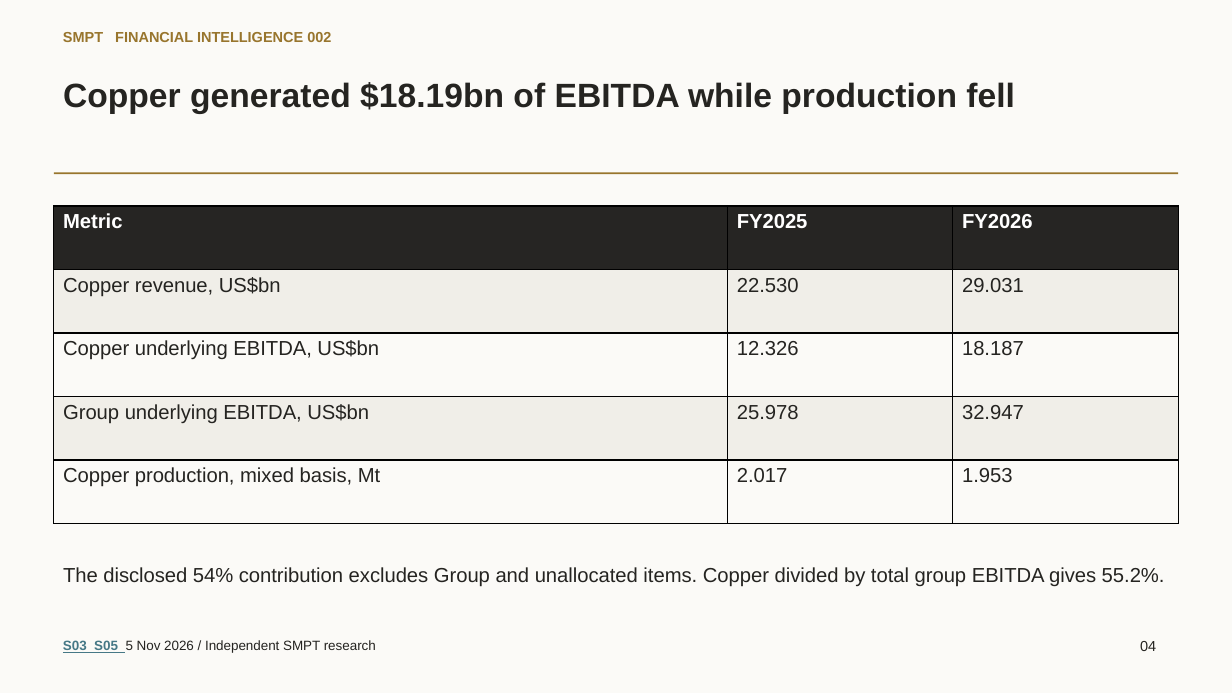
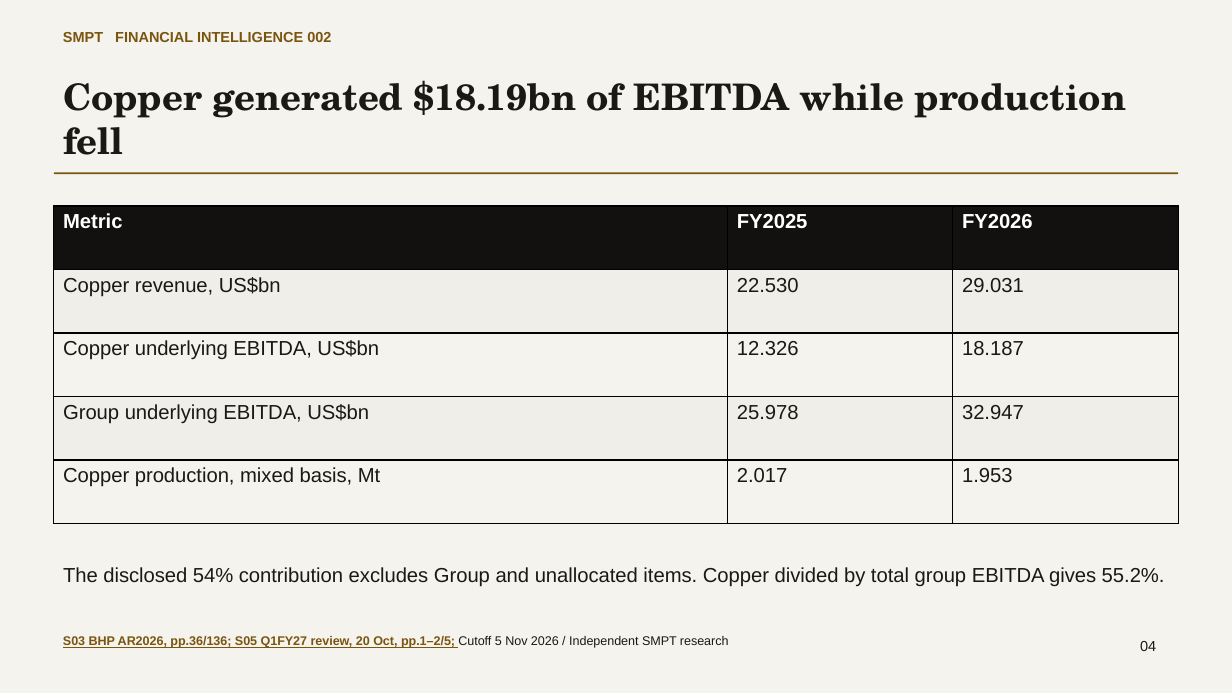
Before and after one commit to VSSpowerlifting/strategic-materials-policy-tracker, a slide deck: slide 4 of docs/research/fi002-bhp-copper/output/SMPT_FI002_BHP_Copper_Strategy_Deck.pptx. Drawn at 1232x693 pixels with LibreOffice and Linux fonts; fonts in the diff are those of the drawing. Boxes give left, top, right and bottom in pixels: in the first picture for what was removed or moved away, otherwise in the second. Text is boxed around its words. In the diff, an @@ line names an element or a change of style, - is before the commit and + after.

Commit message:
docs(fi002): refine research argument and complete expert editorial audit

```diff
--- a/docs/research/fi002-bhp-copper/output/SMPT_FI002_BHP_Copper_Strategy_Deck.pptx
+++ b/docs/research/fi002-bhp-copper/output/SMPT_FI002_BHP_Copper_Strategy_Deck.pptx
@@ background #FBFAF7 to #F5F3EE @@
@@ text "SMPT FINANCIAL INTELLIGENCE 002" at box(63, 32, 331, 42): text colour #98752D to #7A5510 @@
@@ text "Copper generated $18.19bn of EBITDA ..." at box(63, 80, 1126, 155): size 26.2 to 28.5 pt, font Arial to TeX Gyre Schola, text colour #252421 to #1B1915 @@
@@ rectangle at box(54, 172, 1178, 174): fill #98752D to #7A5510 @@
@@ table at box(54, 206, 1178, 524) @@
@@ fill #262523 to #12110F in row 1 @@
@@ fill #FBFAF7 to #F5F3EE in 6 cells @@
@@ text colour #252421 to #1B1915 in "Copper revenue, US$bn", "22.530", "29.031", "Copper underlying EBITDA, US$bn" and 8 more places @@
@@ text at box(63, 635, 729, 648): text changed; size 10.5 to 9.8 pt; text colour #252421 to #7A5510; bold on @@
-S03 S05 5 Nov 2026 / Independent SMPT research
+S03 BHP AR2026, pp.36/136; S05 Q1FY27 review, 20 Oct, pp.1–2/5; Cutoff 5 Nov 2026 / Independent SMPT research
```
Also in this commit, not shown: 11 other slides changed, 23 other files.
